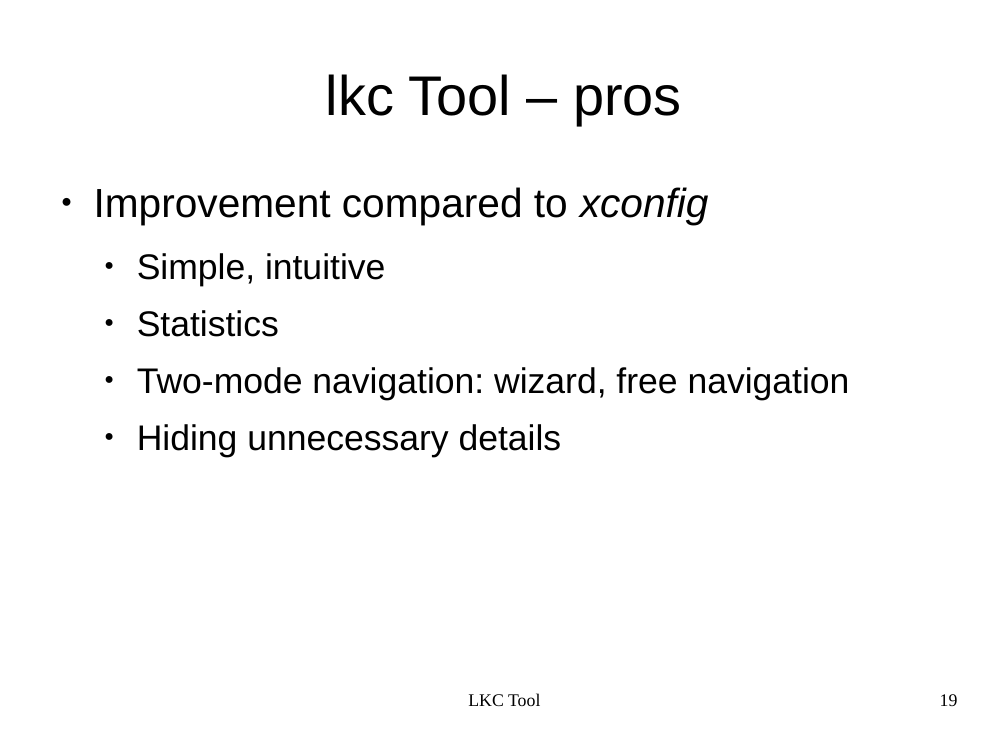
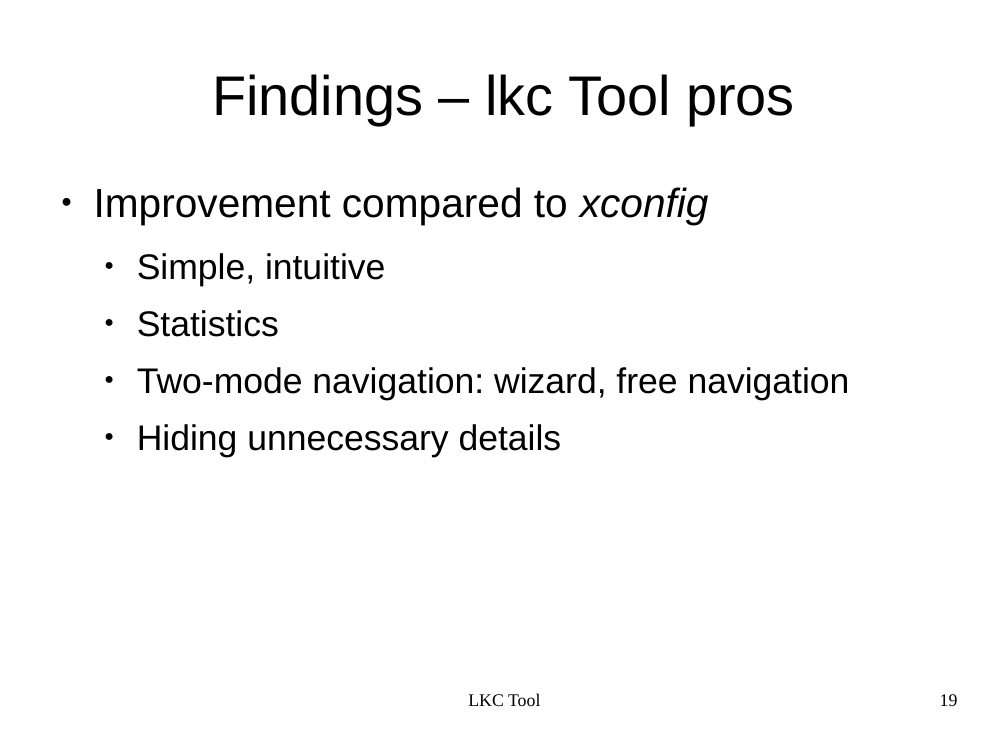
Before and after one commit to kbak/lkc, a slide deck: slide 19 of presentation/lkc.odp. Drawn at 1008x756 pixels with LibreOffice and Linux fonts; fonts in the diff are those of the drawing. Boxes give left, top, right and bottom in pixels: in the first picture for what was removed or moved away, otherwise in the second. Text is boxed around its words. In the diff, an @@ line names an element or a change of style, - is before the commit and + after.

```diff
--- a/presentation/lkc.odp
+++ b/presentation/lkc.odp
@@ title at (212, 74, 795, 125): text changed @@
-lkc Tool – pros
+Findings – lkc Tool pros
```
Also in this commit, not shown: 5 other slides changed, 1 slide added, 1 other file.
